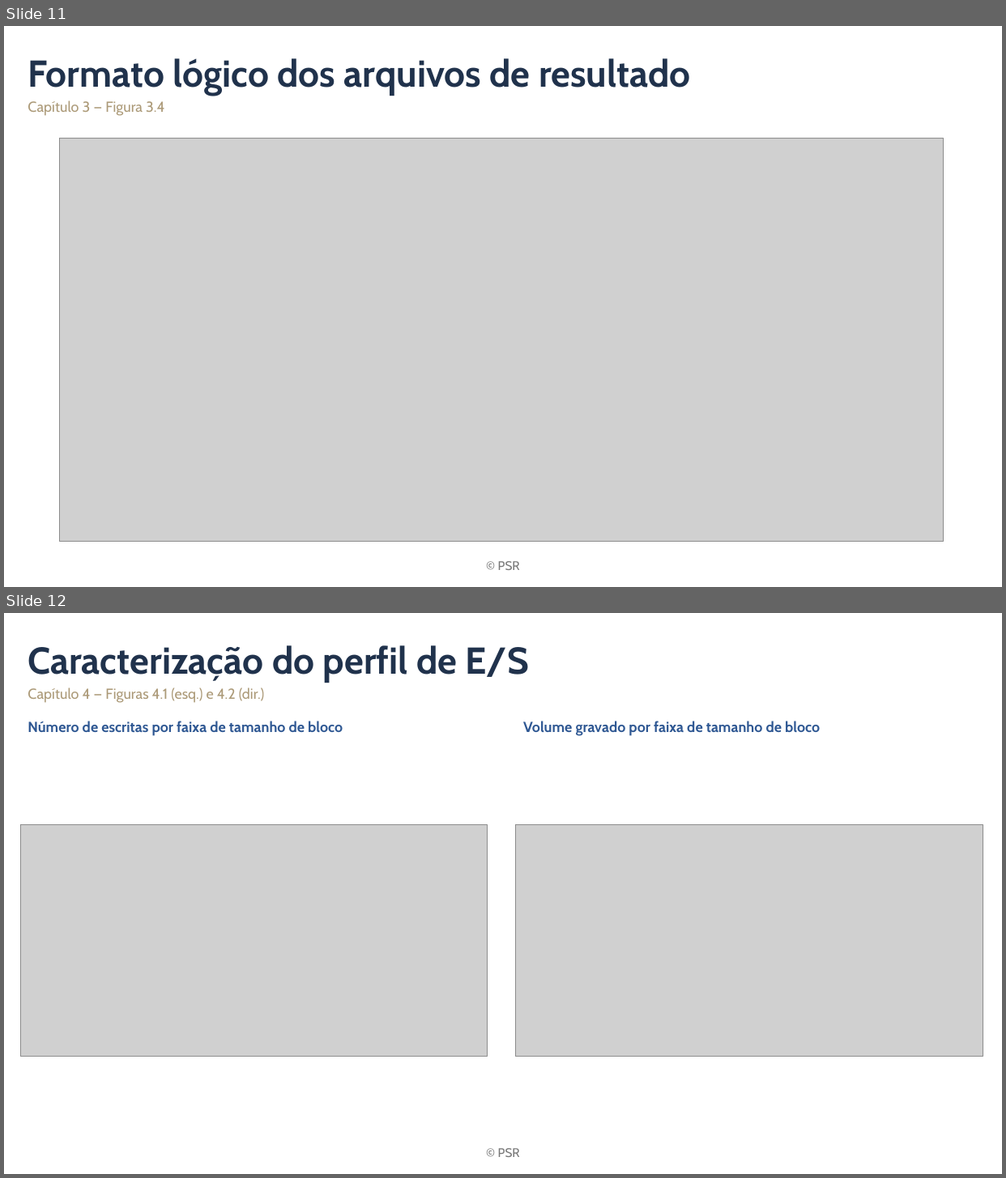
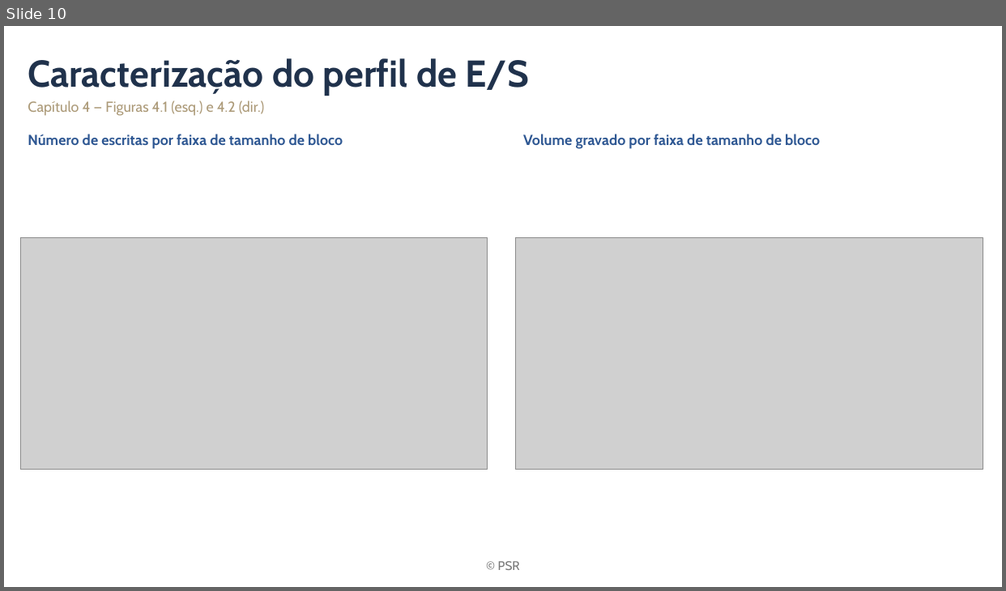
Before and after one commit to mbrcruz/SDDP-MPIO-Latex, a slide deck: Apresentacao/Apresentacao_esqueleto.pptx. Shown one above the other, each under a label of ours: slides 11 and 12 before the commit, slide 10 after it. The pictures are 1006x1178 and 1006x591 pixels, drawn with LibreOffice and Linux fonts; fonts in the diff are those of the drawing; grey boxes stand for pictures; background and template pictures are left out. Boxes give left, top, right and bottom in pixels: in the first picture for what was removed or moved away, otherwise in the second. Text is boxed around its words. In the diff, an @@ line names an element or a change of style, - is before the commit and + after.

```diff
--- a/Apresentacao/Apresentacao_esqueleto.pptx
+++ b/Apresentacao/Apresentacao_esqueleto.pptx
@@ slide 11 removed at bbox=[4, 26, 1002, 587], background #FFFFFF; not listed: 1 template element that a slide beside it also shows @@
@@ title removed at bbox=[27, 58, 690, 96] @@
-Formato lógico dos arquivos de resultado
@@ text removed at bbox=[27, 101, 165, 116] @@
-Capítulo 3 — Figura 3.4
@@ picture removed at bbox=[59, 139, 944, 542] @@
@@ what was slide 12 is now slide 10 @@
```
Also in this commit, not shown: 3 slides changed, 2 other slides removed, 6 other files.
